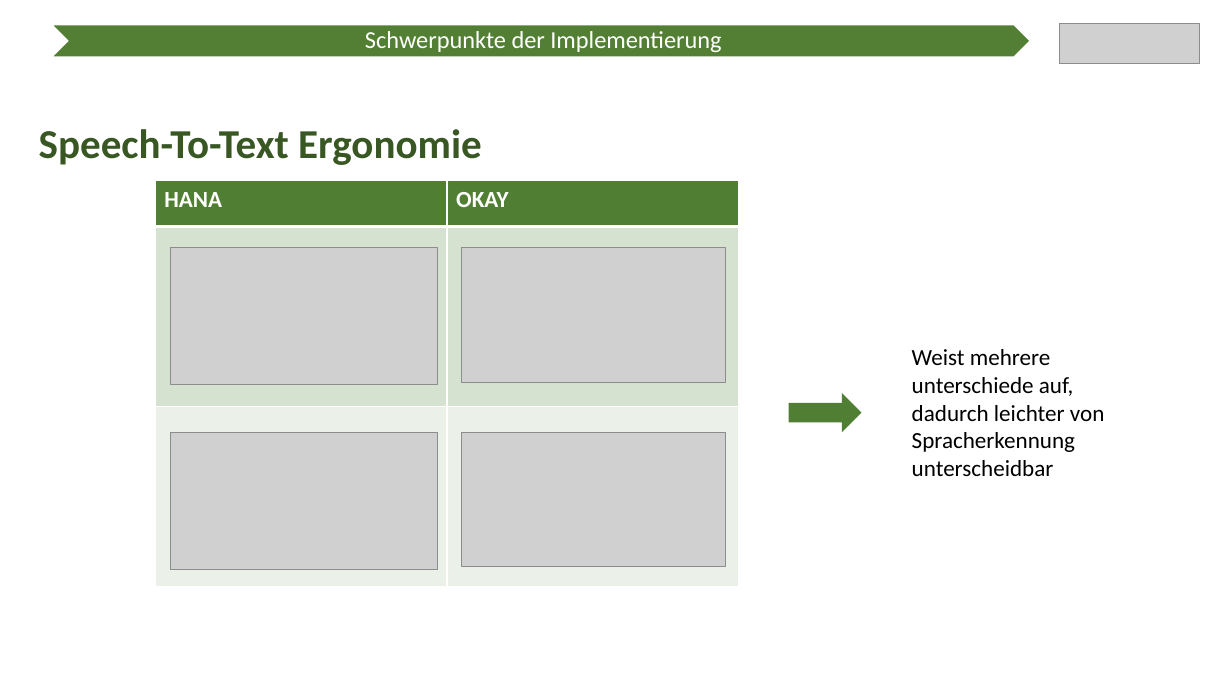
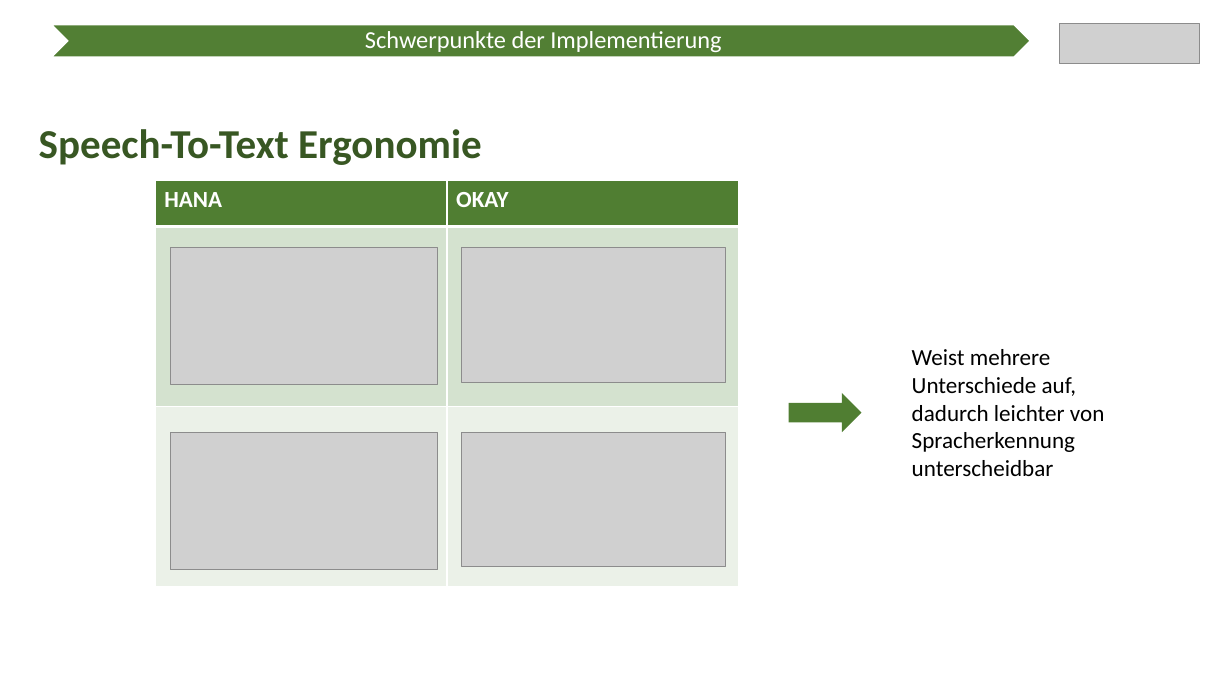
Before and after one commit to Ratoh/SAPLEXA, a slide deck: slide 9 of CavallaroAngelo/Präsentation Wahlmodulvorstellung/SAPlexa Präsentation.pptx (slide 8 before the commit). Drawn at 1232x693 pixels with LibreOffice and Linux fonts; fonts in the diff are those of the drawing; grey boxes stand for pictures. Boxes give left, top, right and bottom in pixels: in the first picture for what was removed or moved away, otherwise in the second. Text is boxed around its words. In the diff, an @@ line names an element or a change of style, - is before the commit and + after.

```diff
--- a/CavallaroAngelo/Präsentation Wahlmodulvorstellung/SAPlexa Präsentation.pptx
+++ b/CavallaroAngelo/Präsentation Wahlmodulvorstellung/SAPlexa Präsentation.pptx
@@ text at [912, 349, 1105, 476]: text changed @@
-Weist mehrere unterschiede auf, dadurch leichter von Spracherkennung unterscheidbar
+Weist mehrere Unterschiede auf, dadurch leichter von Spracherkennung unterscheidbar
```
Also in this commit, not shown: 6 other slides changed, 3 slides added.
